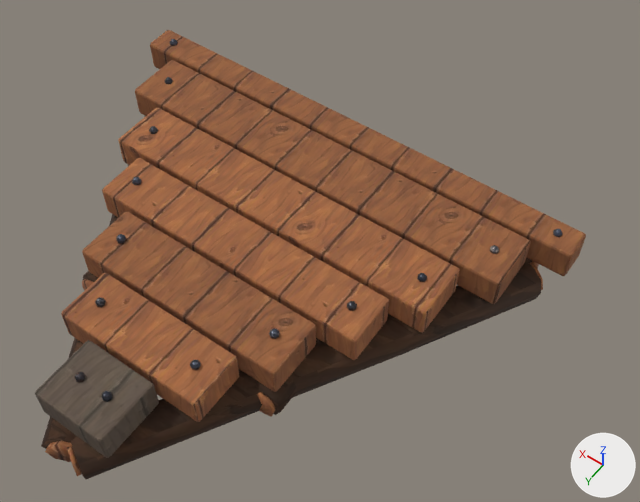
A saved change to the glTF model assets/models/build/floor_triangle__plank_root.glb.
Before and after are seen from a camera (50 mm lens) standing at (-1.26, 1.42, 2.49) and looking at (-0.21, -0.05, 0.19). The lights are fixed; the arrows at lower right show +X, +Y and +Z. The older version comes first. Vertices at exactly the same position are counted once.

The first picture shows 'model'.
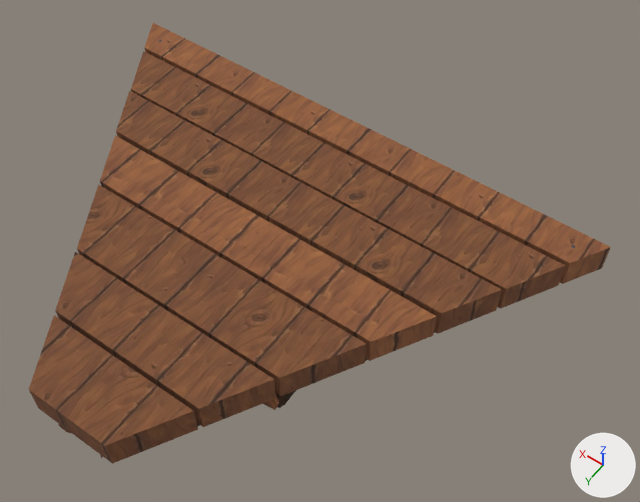
Where the change shows, as pixel boxes (x1, y1, x2, y2) in the pictures (640 x 502 px; the box of a moved part takes in the faces that stretch with it):
'model', reshaped
    before: (35, 30, 586, 479)
    after: (29, 23, 611, 464)
part 1 of me_sphere_013, moved or reshaped (not visible afterwards)
    before: (170, 39, 178, 46)
part 2 of me_sphere_013, moved or reshaped (not visible afterwards)
    before: (553, 229, 562, 237)
part 3 of me_sphere_013, moved or reshaped (mostly hidden afterwards)
    before: (255, 338, 321, 415)
    after: (275, 391, 295, 408)
part 4 of me_sphere_013, moved or reshaped (not visible afterwards)
    before: (71, 263, 542, 479)
part 5 of me_sphere_013, moved or reshaped
    before: (257, 392, 275, 417)
    after: (263, 395, 279, 410)
part 6 of me_sphere_013, moved or reshaped (mostly hidden afterwards)
    before: (45, 441, 74, 462)
    after: (58, 424, 71, 433)
part 7 of me_sphere_013, moved or reshaped (not visible afterwards)
    before: (67, 446, 82, 476)
part 8 of me_sphere_013, moved or reshaped (not visible afterwards)
    before: (529, 262, 543, 290)
part 9 of me_sphere_013, moved or reshaped (not visible afterwards)
    before: (83, 271, 98, 282)
part 10 of me_sphere_013, moved or reshaped (not visible afterwards)
    before: (41, 116, 146, 449)
part 11 of me_sphere_013, rebuilt (10% wider)
    before: (135, 60, 531, 304)
    after: (131, 51, 566, 309)
part 12 of me_sphere_013, rebuilt (17% wider, 12% taller)
    before: (102, 158, 389, 360)
    after: (100, 135, 437, 361)
part 13 of me_sphere_013, rebuilt (7% wider, 6% taller)
    before: (150, 30, 586, 276)
    after: (144, 23, 611, 284)
part 14 of me_sphere_013, rebuilt (36% wider, 26% taller)
    before: (35, 340, 159, 458)
    after: (29, 315, 198, 464)
part 15 of me_sphere_013, rebuilt (13% wider, 8% taller)
    before: (118, 108, 460, 332)
    after: (116, 91, 502, 334)
part 16 of me_sphere_013, rebuilt (24% wider, 17% taller)
    before: (61, 273, 239, 422)
    after: (55, 252, 276, 427)
part 17 of me_sphere_013, deleted
    before: (75, 77, 499, 402)
part 18 of me_sphere_013, cut back
    before: (82, 212, 316, 392)
    after: (77, 185, 366, 396)

Patch to the scene script:
```diff
--- a/assets/models/build/floor_triangle__plank_root.glb.py
+++ b/assets/models/build/floor_triangle__plank_root.glb.py
@@ me_sphere_013 @@
-me_sphere_013.from_pydata(...)  # 1188 vertices, 2232 faces; spans x -0.91..0.91, y -0.57..0.96, z -0.01..0.27
-me_sphere_013.materials.append(mat_iron_a)  # picture img_iron_a
+me_sphere_013.from_pydata(...)  # 444 vertices, 792 faces; spans x -0.99..0.99, y -0.57..0.88, z 0.01..0.25
+# me_sphere_013 part 1: the loose piece of 34 vertices spanning x 0.81..0.84, y -0.53..-0.5, z 0.24..0.27 is moved by (0.06, 0.01, -0.03), in mat_iron_c (picture img_iron_c)
+# me_sphere_013 part 2: the loose piece of 34 vertices spanning x -0.84..-0.81, y -0.53..-0.5, z 0.24..0.27 is moved by (-0.06, 0.01, -0.03)
+# me_sphere_013 part 3: the loose piece of 32 vertices spanning x -0.42..-0.28, y -0.52..0.45, z -0.01..0.14 is scaled about its middle by (1, 0.959, 1), then moved by (0.0, 0.0, 0.01)
+# me_sphere_013 part 4: the loose piece of 32 vertices spanning x -0.86..0.04, y -0.47..0.95, z -0.01..0.13 is scaled about its middle by (0.9, 0.898, 1), then moved by (0.02, -0.01, 0.01)
+# me_sphere_013 part 5: the loose piece of 16 vertices spanning x -0.4..-0.29, y 0.45..0.46, z 0.02..0.12 is moved by (0.0, -0.02, 0.01)
+# me_sphere_013 part 6: the loose piece of 16 vertices spanning x -0.03..0.07, y 0.89..0.96, z 0.01..0.13 is moved by (0.02, -0.08, 0.01)
+# me_sphere_013 part 7: the loose piece of 16 vertices spanning x -0.07..0.04, y 0.89..0.96, z 0.01..0.12 is moved by (-0.02, -0.08, 0.01)
+# me_sphere_013 part 8: the loose piece of 16 vertices spanning x -0.86..-0.75, y -0.48..-0.41, z 0.02..0.12 is moved by (0.06, 0.06, 0.01)
+# me_sphere_013 part 9: the loose piece of 32 vertices spanning x 0.28..0.42, y -0.52..0.45, z -0.01..0.14 is scaled about its middle by (1, 0.959, 1), then moved by (0.0, 0.0, 0.01)
+# me_sphere_013 part 10: the loose piece of 32 vertices spanning x -0.03..0.87, y -0.47..0.95, z 0.0..0.14 is scaled about its middle by (0.9, 0.898, 1), then moved by (-0.02, -0.01, 0.01)
+# me_sphere_013 part 11: the loose piece of 56 vertices spanning x -0.77..0.77, y -0.44..-0.22, z 0.13..0.25 is rebuilt with 8 vertices and now spans x -0.9..0.9, y -0.42..-0.23, z 0.13..0.24, in mat_wood_b (picture img_wood_b)
+# me_sphere_013 part 12: the loose piece of 56 vertices spanning x -0.52..0.52, y 0.02..0.21, z 0.13..0.25 is rebuilt with 8 vertices and now spans x -0.67..0.67, y -0.02..0.18, z 0.13..0.24, in mat_wood_a (picture img_wood_a)
+# me_sphere_013 part 13: the loose piece of 56 vertices spanning x -0.91..0.91, y -0.57..-0.45, z 0.13..0.25 is rebuilt with 8 vertices and now spans x -0.99..0.99, y -0.57..-0.43, z 0.13..0.24
+# me_sphere_013 part 14: the loose piece of 56 vertices spanning x -0.13..0.13, y 0.66..0.88, z 0.13..0.25 is rebuilt with 8 vertices and now spans x -0.28..0.28, y 0.66..0.88, z 0.13..0.24, in mat_wood_b (picture img_wood_b)
+# me_sphere_013 part 15: the loose piece of 56 vertices spanning x -0.64..0.64, y -0.21..0.0, z 0.13..0.25 is rebuilt with 8 vertices and now spans x -0.78..0.78, y -0.22..-0.03, z 0.13..0.24, in mat_wood_b (picture img_wood_b)
+# me_sphere_013 part 16: the loose piece of 56 vertices spanning x -0.27..0.27, y 0.45..0.65, z 0.13..0.25 is rebuilt with 8 vertices and now spans x -0.4..0.4, y 0.45..0.65, z 0.13..0.24, in mat_wood_b (picture img_wood_b)
+# me_sphere_013 part 17: 13 loose pieces with 424 vertices, spanning x -0.71..0.71, y -0.35..0.79, z 0.01..0.27, are deleted
+# me_sphere_013 part 18: 55 vertices removed from x -0.39..0.39, y 0.22..0.43, z 0.12..0.25; 23 vertices added at x -0.55..0.55, y 0.19..0.44, z 0.02..0.24
+# other edits to the shape of me_sphere_013 do not show in these pictures
 me_sphere_013.materials.append(mat_bark_a)
@@ me_sphere_013 @@
 me_sphere_013.materials.append(mat_bark_c)
-me_sphere_013.materials.append(mat_greywood_b)  # picture img_greywood_b
-me_sphere_013.materials.append(mat_iron_b)  # picture img_iron_b
 me_sphere_013.materials.append(mat_wood_a)
 me_sphere_013.materials.append(mat_iron_c)
+me_sphere_013.materials.append(mat_wood_b)  # picture img_wood_b
```
